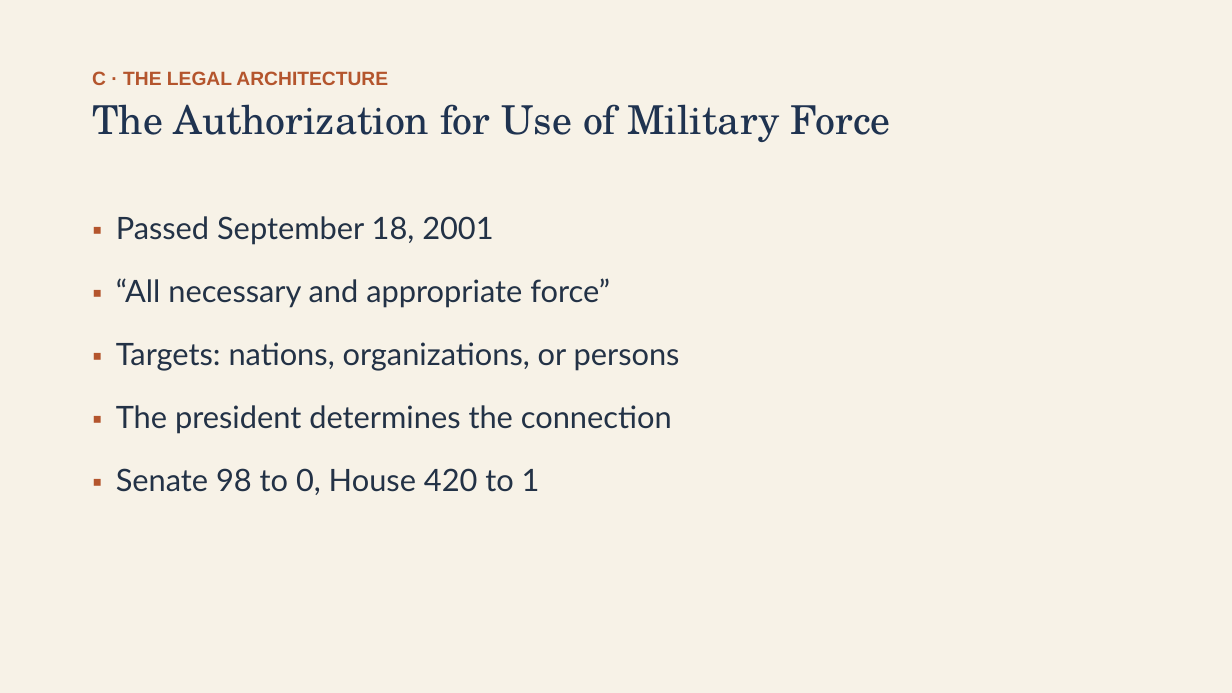
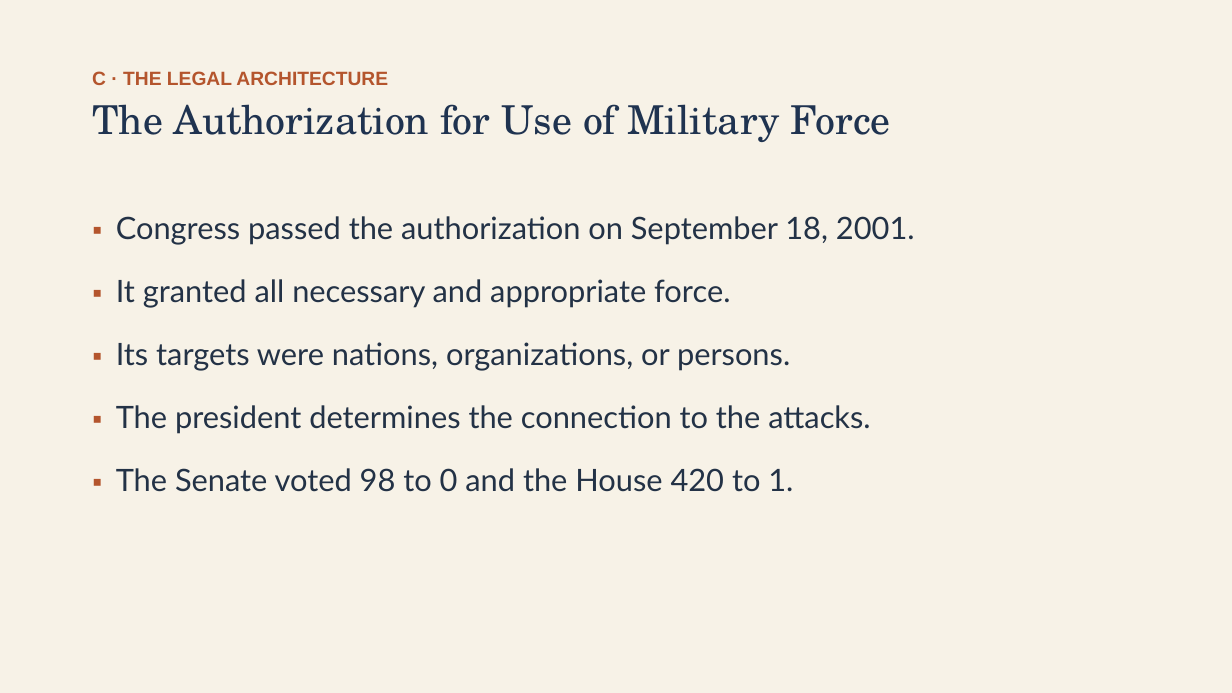
Before and after one commit to ab17gthb/humanities-curriculum-group, a slide deck: slide 10 of modern-america/lesson-06/lesson-06-slides.pptx. Drawn at 1232x693 pixels with LibreOffice and Linux fonts; fonts in the diff are those of the drawing. Boxes give left, top, right and bottom in pixels: in the first picture for what was removed or moved away, otherwise in the second. Text is boxed around its words. In the diff, an @@ line names an element or a change of style, - is before the commit and + after.

Commit message:
Rollout: Modern America L6 reworked and live (September 11 and the War on Terror)

```diff
--- a/modern-america/lesson-06/lesson-06-slides.pptx
+++ b/modern-america/lesson-06/lesson-06-slides.pptx
@@ text at (116, 216, 915, 492): text changed @@
-▪ Passed September 18, 2001
-▪ “All necessary and appropriate force”
-▪ Targets: nations, organizations, or persons
-▪ The president determines the connection
-▪ Senate 98 to 0, House 420 to 1
+▪ Congress passed the authorization on September 18, 2001.
+▪ It granted all necessary and appropriate force.
+▪ Its targets were nations, organizations, or persons.
+▪ The president determines the connection to the attacks.
+▪ The Senate voted 98 to 0 and the House 420 to 1.
```
Also in this commit, not shown: 11 other slides changed, 6 other files.
